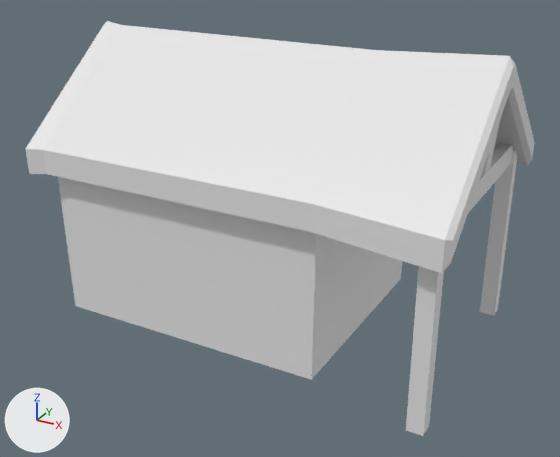
Before and after pictures for a commit that changed the FBX model hovership/Assets/Meshes/cabin.fbx.
Camera for both pictures: a 50 mm lens placed at (7.23, -11.1, 6.0), pointed at (1.31, -0.35, 0.62). Lighting does not change. The marker at lower left points along +X, +Y and +Z. Where no turn or scale is listed for an object, it has been applied to the vertices.

The older version as bpy lines, for what is in view:
```python
me_cube = bpy.data.meshes.new('Cube')
me_cube.from_pydata(...)  # 88 vertices, 75 faces; spans x -2.51..4.86, y -2.4..2.4, z -2.14..2.99
me_cube.materials.append(mat_material)  # white #e7e7e7
ob_cube = bpy.data.objects.new('Cube', me_cube)
ob_cube.location = (0.0, 0.0, 0.86)
```
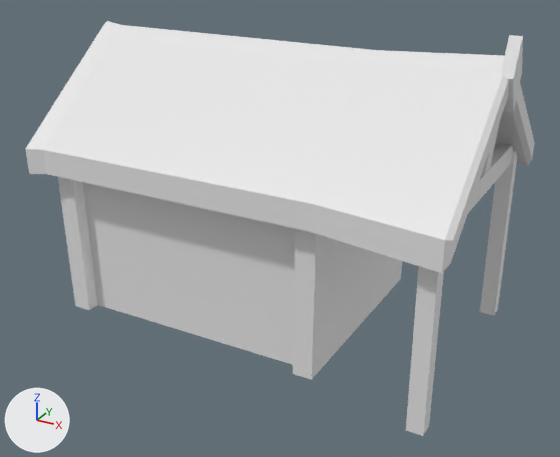
The change, as a list of edits to the scene's bpy script:
```text
Change me_cube:
    used by ob_cube; location = (0.0, 0.0, 0.86)
    remove me_cube.from_pydata(...)  # 88 vertices, 75 faces; spans x -2.51..4.86, y -2.4..2.4, z -2.14..2.99
    add me_cube.from_pydata(...)  # 122 vertices, 104 faces; spans x -2.51..4.93, y -2.4..2.4, z -2.14..3.28
    me_cube part 1
    9 faces are deleted
    22 vertices are added at x -1.79..4.93, y -1.96..1.98, z -1.9..3.28
    7 new vertices lie (0.33, 0.0, 0.0) away from vertices in x -2.13..-2.09, y -2.2..2.2, z -1.9..2.89
    5 new vertices lie (-0.35, 0.0, 0.0) away from vertices in x 2.8, y -2.2..2.2, z 0.74..2.89
    38 new faces join them
```

Pixel boxes (x1, y1, x2, y2) of what changed, in the pictures (560 x 457 px):
part 1 of me_cube, built on: before (73, 197, 297, 375); after (73, 35, 523, 375)
